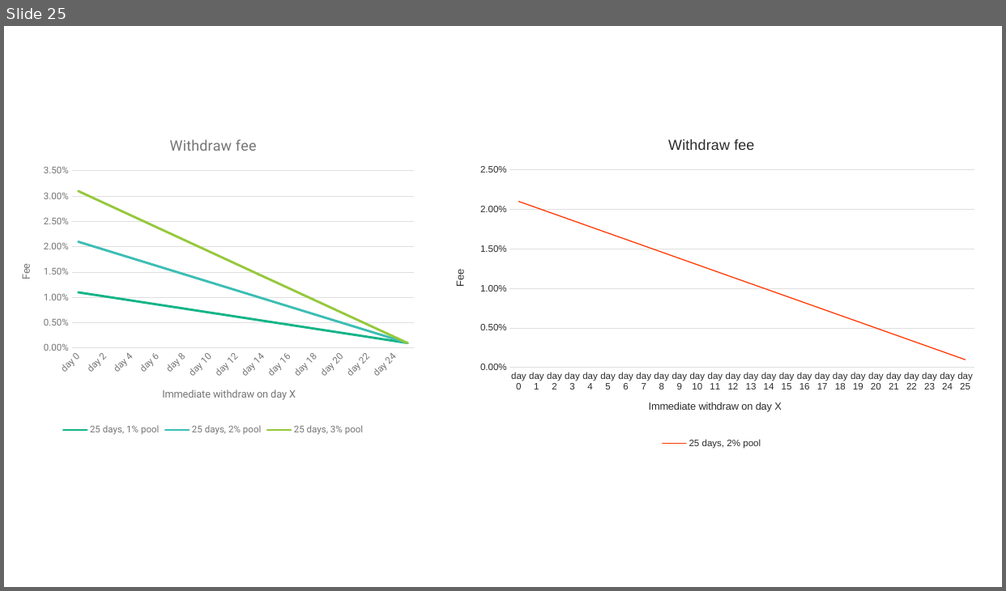
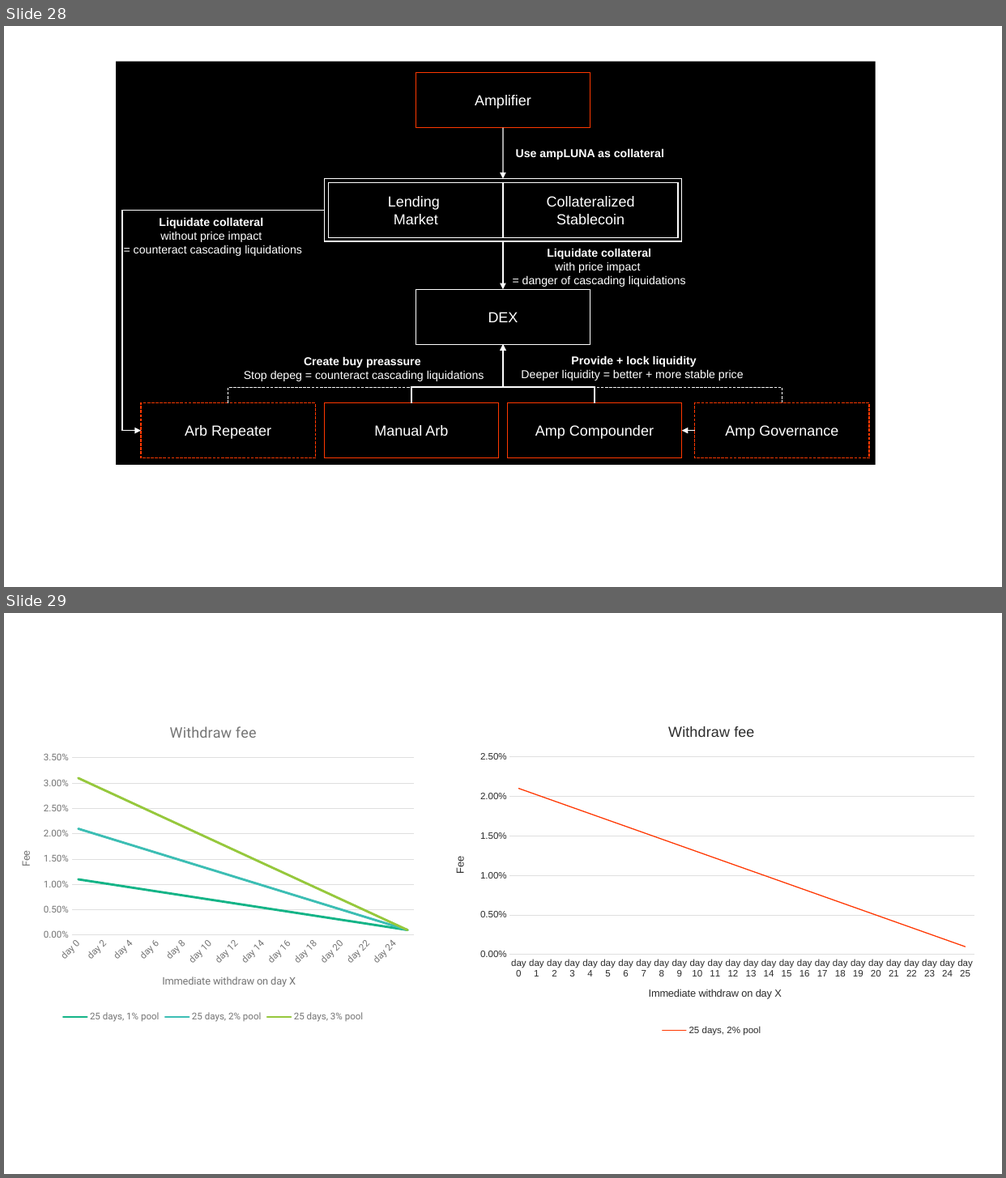
Before and after one commit to erisprotocol/docs, a slide deck: _assets/eris.pptx. Shown one above the other, each under a label of ours: slide 25 before the commit, slides 28 and 29 after it. The pictures are 1006x591 and 1006x1178 pixels, drawn with LibreOffice and Linux fonts; fonts in the diff are those of the drawing. Boxes give left, top, right and bottom in pixels: in the first picture for what was removed or moved away, otherwise in the second. Text is boxed around its words. In the diff, an @@ line names an element or a change of style, - is before the commit and + after.

```diff
--- a/_assets/eris.pptx
+++ b/_assets/eris.pptx
@@ slide 28 added at <box>4,26,1002,587</box>, background #F6F8F8; not listed: 1 template element that a slide beside it also shows @@
@@ rectangle added at <box>117,61,876,465</box>, fill #000000 @@
@@ rectangle added at <box>415,72,590,128</box>, outline #FFC900 1 pt, 14 pt, text #FFFFFF @@
+Amplifier
@@ arrow added from (503, 128) to (503, 179), #FFFFFF 1 pt @@
@@ text added at <box>516,148,664,160</box>, 11 pt, text #FFFFFF, bold @@
+Use ampLUNA as collateral
@@ rectangle added at <box>325,179,682,241</box>, outline #FFFFFF 1 pt @@
@@ rectangle added at <box>329,183,503,238</box>, outline #FFFFFF 1 pt, 14 pt, text #FFFFFF @@
+Lending
+Market
@@ rectangle added at <box>503,183,678,238</box>, outline #FFFFFF 1 pt, 14 pt, text #FFFFFF @@
+Collateralized Stablecoin
@@ elbow arrow added from (325, 210) to (141, 431), #FFFFFF 1 pt @@
@@ text added at <box>134,217,302,256</box>, 11 pt, text #FFFFFF @@
+Liquidate collateral
+without price impact
+= counteract cascading liquidations
@@ arrow added from (503, 241) to (503, 289), #FFFFFF 1 pt @@
@@ text added at <box>522,248,686,287</box>, 11 pt, text #FFFFFF @@
+Liquidate collateral
+with price impact
+= danger of cascading liquidations
@@ rectangle added at <box>415,289,590,345</box>, outline #FFFFFF 1 pt, 14 pt, text #FFFFFF @@
+DEX
@@ text added at <box>244,356,484,382</box>, 11 pt, text #FFFFFF @@
+Create buy preassure
+Stop depeg = counteract cascading liquidations
@@ elbow arrow added from (411, 403) to (503, 345), #FFFFFF 1 pt @@
@@ elbow arrow added from (594, 403) to (503, 345), #FFFFFF 1 pt @@
@@ text added at <box>521,356,744,381</box>, 11 pt, text #FFFFFF @@
+Provide + lock liquidity
+Deeper liquidity = better + more stable price
@@ elbow line added from (228, 403) to (411, 387), #FFFFFF 1 pt dashed @@
@@ elbow line added from (782, 403) to (594, 387), #FFFFFF 1 pt dashed @@
@@ rectangle added at <box>141,403,315,459</box>, outline #FFC900 1 pt dashed, 14 pt, text #FFFFFF @@
+Arb Repeater
@@ rectangle added at <box>325,403,499,459</box>, outline #FFC900 1 pt, 14 pt, text #FFFFFF @@
+Manual Arb
@@ rectangle added at <box>508,403,682,459</box>, outline #FFC900 1 pt, 14 pt, text #FFFFFF @@
+Amp Compounder
@@ rectangle added at <box>695,403,869,459</box>, outline #FFC900 1 pt dashed, 14 pt, text #FFFFFF @@
+Amp Governance
@@ arrow added from (695, 431) to (682, 431), #FFFFFF 1 pt @@
@@ what was slide 25 is now slide 29 @@
```
Also in this commit, not shown: 1 slide changed, 4 other slides added, 2 other files.
